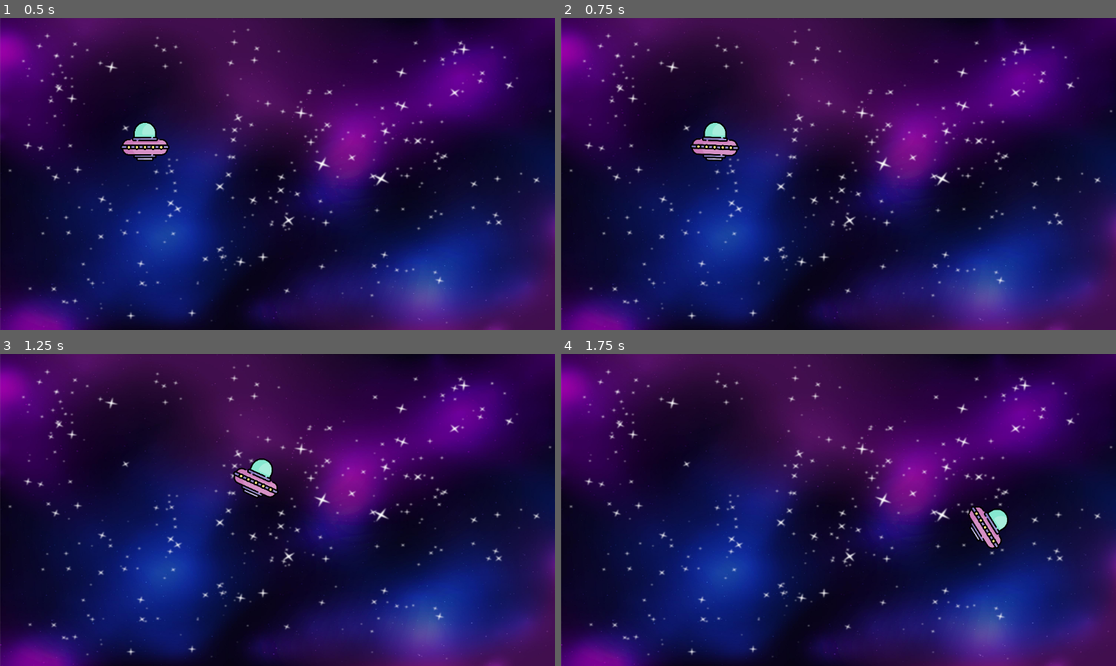
Above: before the commit, frames 1-4 (two rows, left to right).
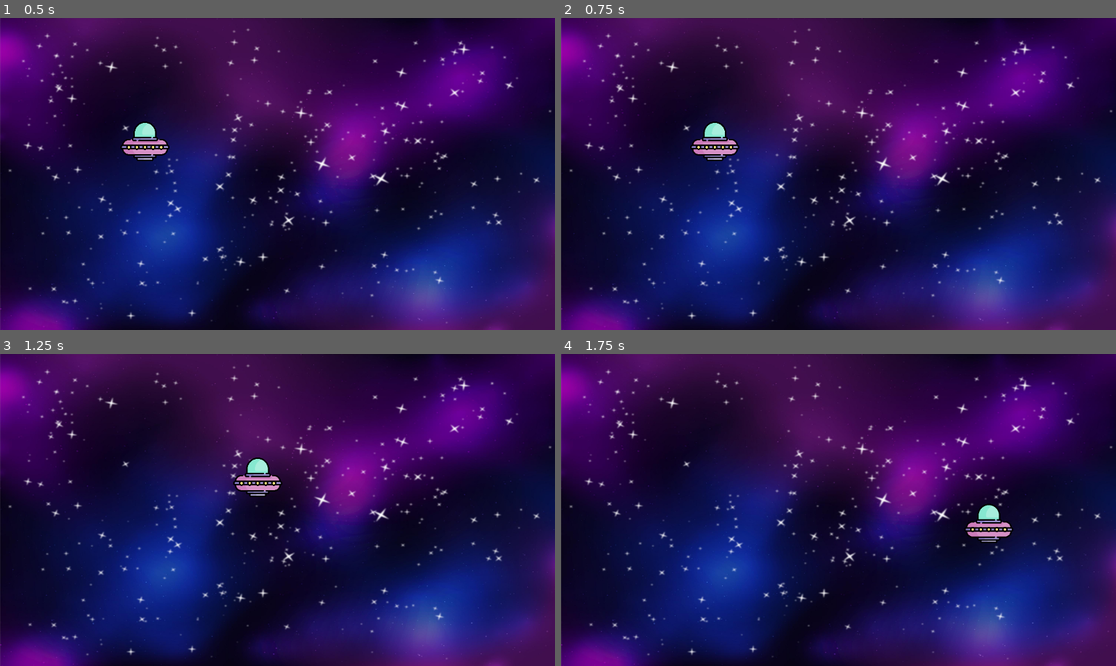
Above: after the commit, the same moments.

Repository: ben-miles/gamedevspeedysaucer
Game: Godot game, scene res://level_1.tscn
Same seed, same stepped clock (60 frames per second), same inputs: the game is played once before the commit and once after it.
Inputs:
- Up to frame 1 (0.5 s): no input
- Up to frame 2 (0.75 s): tap Enter at 0.5 s; hold Right (move_right) from 0.53 s (still down)
- Up to frame 3 (1.25 s): keep holding Right (move_right)
- Up to frame 4 (1.75 s): release Right (move_right) at 1.28 s; hold Down (move_down) from 1.28 s (still down)

Frame 1 is identical in both runs. In frame 2, 0.2% of the frame differs, in the area x 23-33%, y 33-47%; in frame 3, 0.6%; in frame 4, 0.8%, in the area x 72-82%, y 48-63%.

Commit message:
Fix Player Rotating When Moving
Player was rotating when moving, due to the collision shape being offset from center.

Diff:
--- a/player.tscn
+++ b/player.tscn
@@ -12,7 +12,6 @@
 script = ExtResource("1_w0vt3")
 
 [node name="CollisionShape2D" type="CollisionShape2D" parent="."]
-position = Vector2(0, 3)
 shape = SubResource("CircleShape2D_uke0n")
 
 [node name="Sprite2D" type="Sprite2D" parent="."]
